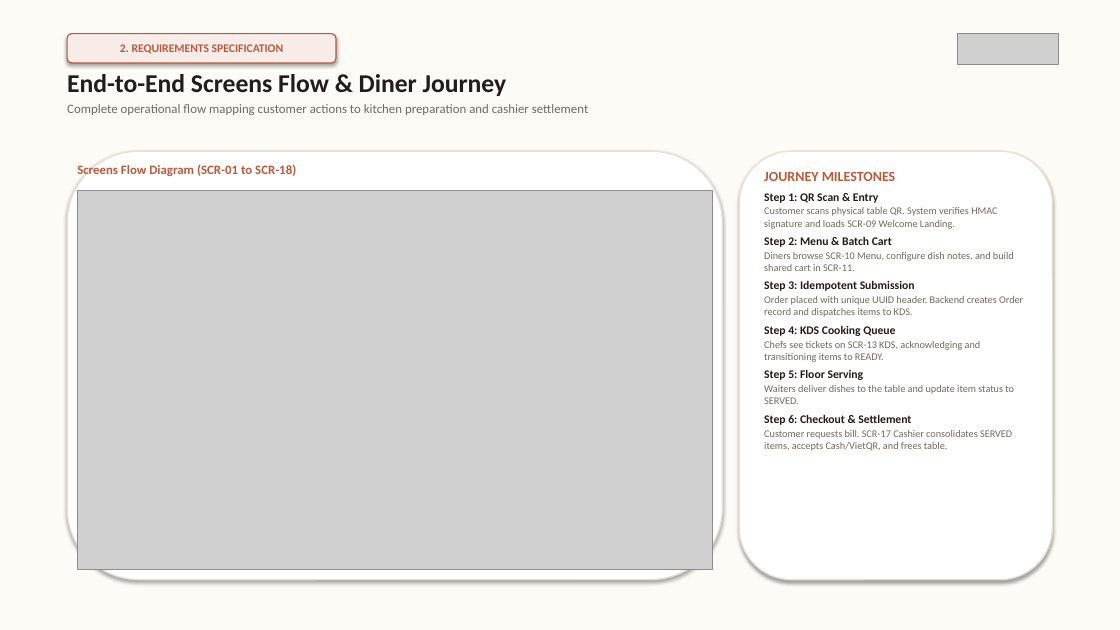
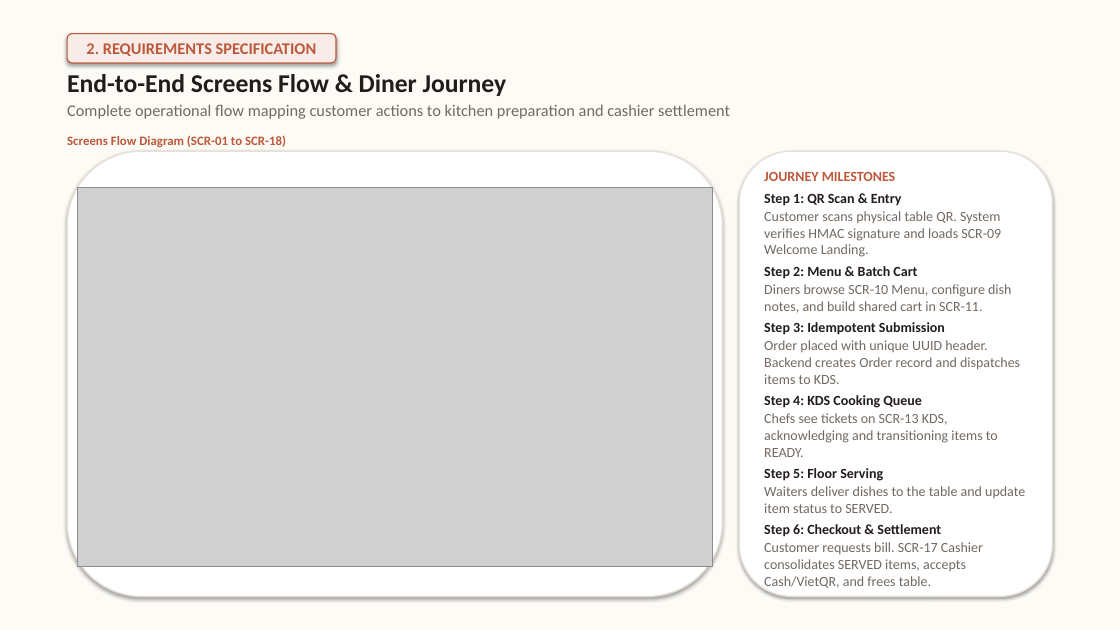
Before and after one commit to GROUP6-ROMS/Restaurant-Ordering-Management-System-ROMS, a slide deck: slide 7 of Documents/ROMS_Project_and_RDS_Overview.pptx. Drawn at 1120x630 pixels with LibreOffice and Linux fonts; fonts in the diff are those of the drawing; grey boxes stand for pictures. Boxes give left, top, right and bottom in pixels: in the first picture for what was removed or moved away, otherwise in the second. Text is boxed around its words. In the diff, an @@ line names an element or a change of style, - is before the commit and + after.

```diff
--- a/Documents/ROMS_Project_and_RDS_Overview.pptx
+++ b/Documents/ROMS_Project_and_RDS_Overview.pptx
@@ rounded rectangle "2. REQUIREMENTS SPECIFICATION" at (67, 34, 336, 63): size 10 to 14 pt @@
@@ picture removed at (958, 34, 1059, 65) @@
@@ text at (67, 104, 730, 119): size 11 to 14 pt in "Complete operational flow mapping customer actions to ..." @@
@@ text "Screens Flow Diagram (SCR-01 to ...": place and size @@
-text "Screens Flow Diagram (SCR-01 to ..." at (77, 164, 296, 176)
+text "Screens Flow Diagram (SCR-01 to ..." at (67, 135, 286, 147)
@@ rounded rectangle: place and size @@
-rounded rectangle at (67, 151, 723, 580)
+rounded rectangle at (67, 151, 723, 597)
@@ rounded rectangle: place and size @@
-rounded rectangle at (739, 151, 1053, 580)
+rounded rectangle at (739, 151, 1053, 597)
@@ picture: place and size @@
-picture at (77, 191, 712, 570)
+picture at (77, 187, 712, 566)
@@ text at (764, 194, 1025, 590): size 10 to 12 pt in "Step 1: QR Scan & Entry", "Step 2: Menu & Batch Cart", "Step 3: Idempotent Submission", "Step 4: KDS Cooking Queue" and 2 more places; size 8.8 to 12 pt in "Customer scans physical table QR. System verifies ...", "Diners browse SCR-10 Menu, configure dish notes, ...", "Order placed with unique UUID header. Backend ...", "Chefs see tickets on SCR-13 KDS, acknowledging ..." and 2 more places @@
```
Also in this commit, not shown: 16 other slides changed, 10 other files.
